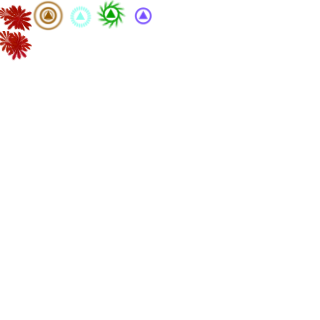
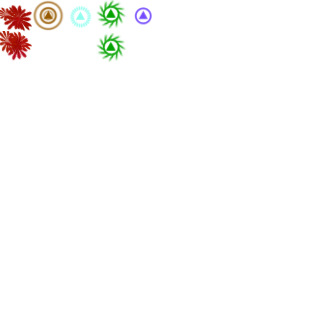
Layer changes from the first 320×320 image to the second:
added layer "Layer 4 copy" above "Layer 4" over [96, 33, 127, 62]
